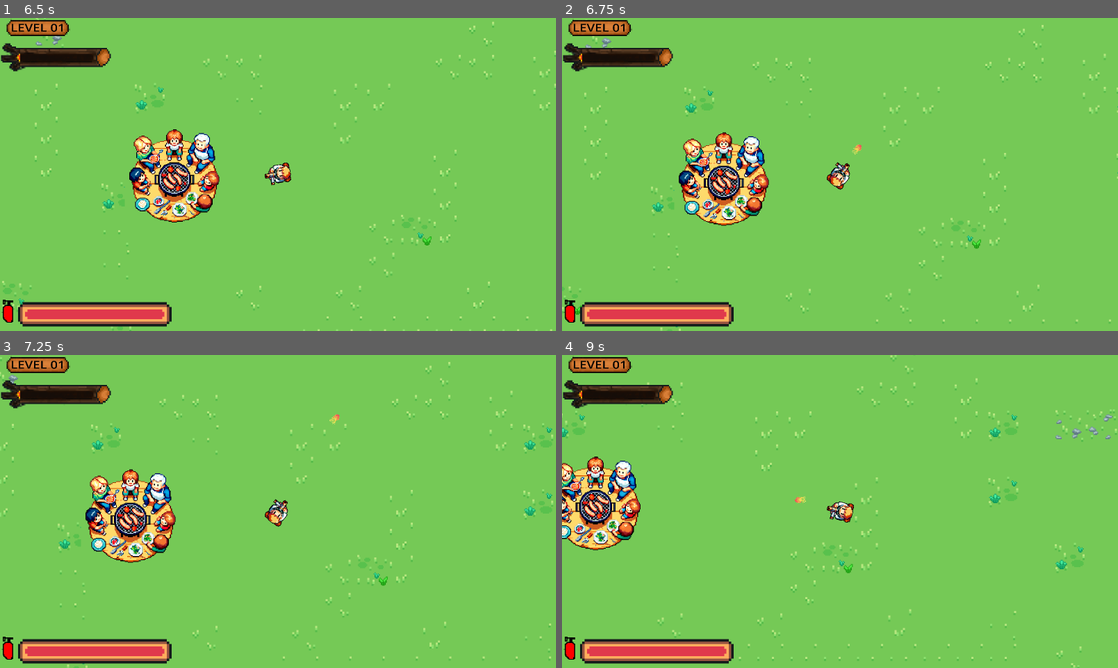
Above: before the commit, frames 1-4 (two rows, left to right).
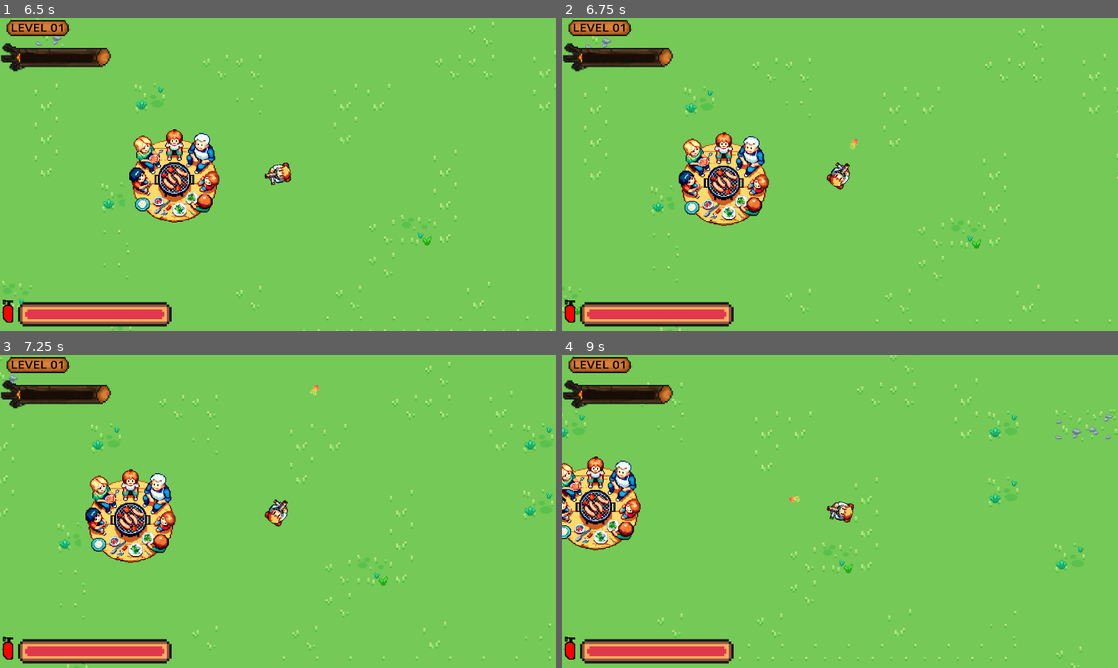
Above: after the commit, the same moments.

Repository: mug4z/GameJam42_2024
Game: Godot game, scene res://Src/Scenes/MainMenu.tscn
The game is run twice, just before and just after one commit, with the same random seed, the same clock (stepped at 60 frames per second) and the same inputs. Sound files missing from this copy of the repository are replaced by a short silence.
Inputs (mouse positions are in pixels of both pictures, inside the frame that each line leads up to):
- Up to frame 1 (6.5 s): click (278, 111) at 0.5 s; tap Enter at 1.25 s; move the mouse to (250, 237) at 1.27 s; hold W (move_up) 1.28-2.78 s; tap E (interact, bound only after the commit) at 1.35, 2.3, 2.85, 3.6, 4.55, 5.1, 5.85 s; move the mouse to (444, 221) at 2.02 s; click (444, 221) at 2.1 s; move the mouse to (111, 127) at 2.77 s; hold A (move_left) 2.78-4.28 s; move the mouse to (305, 174) at 3.52 s; move the mouse to (194, 96) at 4.27 s; press the mouse at (194, 96) at 4.28 s; hold S (move_down) 4.28-5.03 s; move the mouse to (400, 158) at 5.02 s; release the mouse at (400, 158) at 5.03 s; hold D (move_right) 5.03-5.78 s; move the mouse to (166, 190) at 5.77 s; hold W (move_up) from 5.78 s (still down)
- Up to frame 2 (6.75 s): move the mouse to (895, 105) at 6.52 s; release W (move_up) at 6.53 s; hold D (move_right) from 6.53 s (still down); click (895, 105) at 6.6 s
- Up to frame 3 (7.25 s): keep holding D (move_right); tap E (interact, bound only after the commit) at 6.8 s
- Up to frame 4 (9 s): move the mouse to (812, 574) at 7.27 s; tap E (interact, bound only after the commit) at 7.35, 8.1 s; move the mouse to (1006, 558) at 8.02 s; move the mouse to (673, 464) at 8.77 s; release D (move_right) at 8.78 s; press the mouse at (673, 464) at 8.78 s; hold S (move_down) from 8.78 s (still down)

Frame 1 is identical in both runs. In frame 2, less than 0.1% of the frame differs, in the area x 51-54%, y 38-44%; in frame 3, less than 0.1%, in the area x 55-62%, y 9-23%; in frame 4, less than 0.1%.
Error in both runs: Invalid assignment of property or key 'global_position' with value of type 'Vector2' on a base object of type 'null instance'. (res://Src/Scripts/Mob2.gd:55)

Commit message:
pouet pouet pouet

Diff:
--- a/godot/project.godot
+++ b/godot/project.godot
@@ -50,6 +50,11 @@
 "events": [Object(InputEventKey,"resource_local_to_scene":false,"resource_name":"","device":0,"window_id":0,"alt_pressed":false,"shift_pressed":false,"ctrl_pressed":false,"meta_pressed":false,"pressed":false,"keycode":0,"physical_keycode":87,"key_label":0,"unicode":0,"echo":false,"script":null)
 ]
 }
+interact={
+"deadzone": 0.5,
+"events": [Object(InputEventKey,"resource_local_to_scene":false,"resource_name":"","device":0,"window_id":0,"alt_pressed":false,"shift_pressed":false,"ctrl_pressed":false,"meta_pressed":false,"pressed":false,"keycode":0,"physical_keycode":69,"key_label":0,"unicode":0,"echo":false,"script":null)
+]
+}
 
 [layer_names]
 
@@ -60,6 +65,7 @@
 2d_physics/layer_1="player"
 2d_physics/layer_2="fire"
 2d_physics/layer_3="tree"
+2d_physics/layer_4="obstacle"
 2d_physics/layer_6="world"
 
 [rendering]
